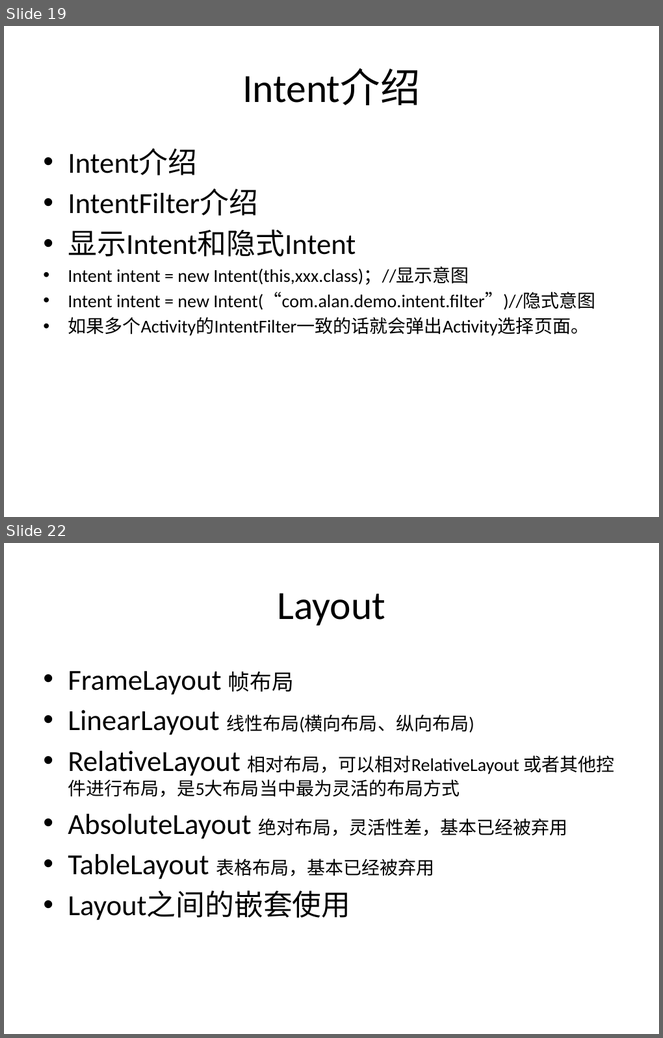
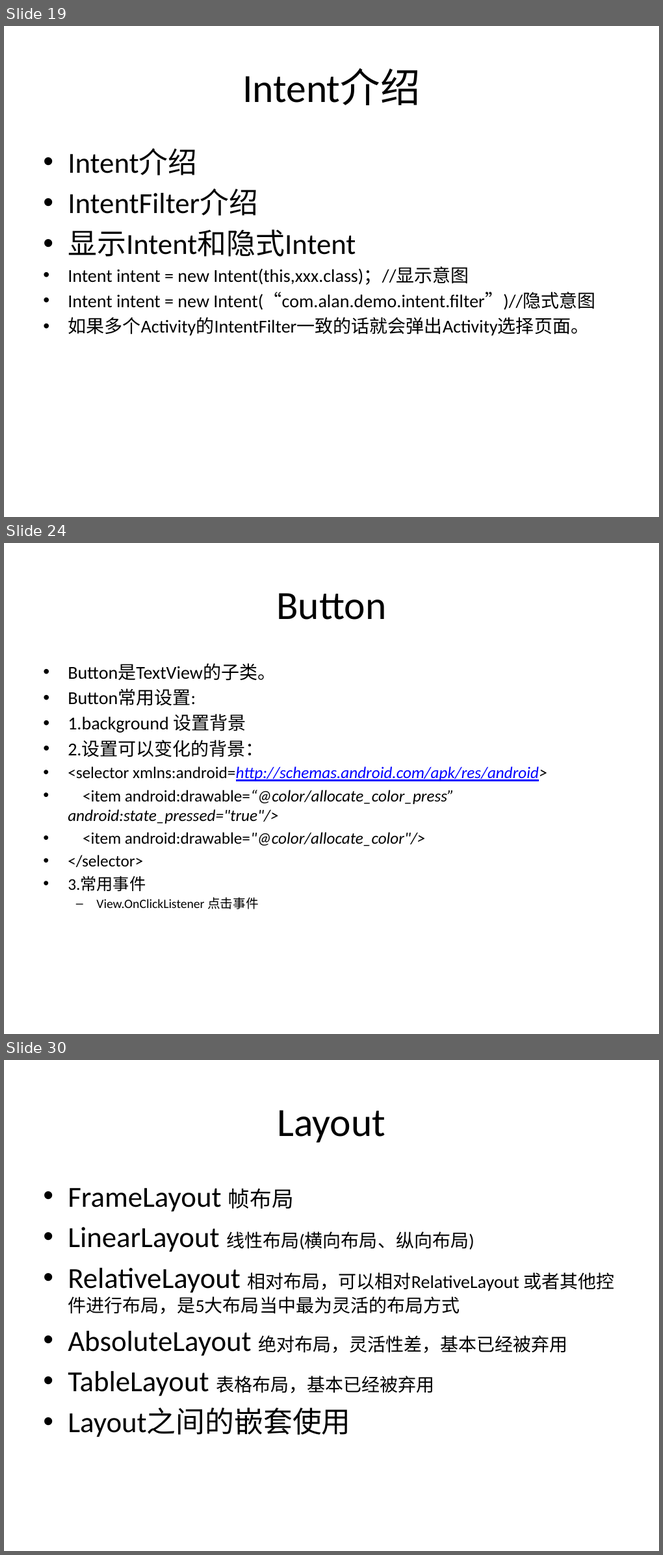
Before and after one commit to alanforgithub/share_content, a slide deck: 文件资料/Android培训-1.pptx. Shown one above the other, each under a label of ours: slides 19 and 22 before the commit, slides 19, 24 and 30 after it; the slides between them are not shown. The pictures are 663x1038 and 663x1555 pixels, drawn with LibreOffice and Linux fonts; fonts in the diff are those of the drawing. Boxes give left, top, right and bottom in pixels: in the first picture for what was removed or moved away, otherwise in the second. Text is boxed around its words. In the diff, an @@ line names an element or a change of style, - is before the commit and + after.

```diff
--- a/文件资料/Android培训-1.pptx
+++ b/文件资料/Android培训-1.pptx
@@ slide 24 added at <box>4,543,659,1034</box>, background #FFFFFF @@
@@ title added at <box>276,593,386,620</box>, 44 pt, text #000000 @@
+Button
@@ text added at <box>68,664,547,910</box>, 18 pt, text #000000 @@
+• Button是TextView的子类。
+• Button常用设置:
+• 1.background 设置背景
+• 2.设置可以变化的背景：
+• <selector xmlns:android=http://schemas.android.com/apk/res/android>
+• <item android:drawable=“@color/allocate_color_press” android:state_pressed="true"/>
+• <item android:drawable="@color/allocate_color"/>
+• </selector>
+• 3.常用事件
+  – View.OnClickListener 点击事件
@@ what was slide 22 is now slide 30 @@
```
Also in this commit, not shown: 4 slides changed, 6 other slides added, 21 other files.
